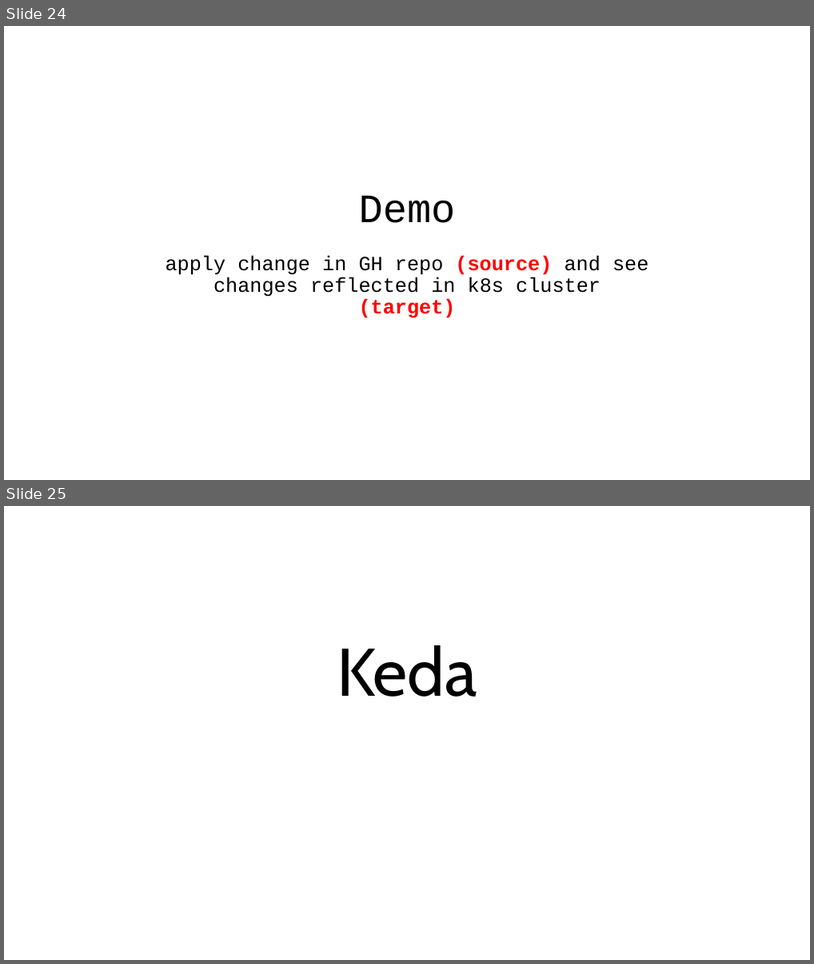
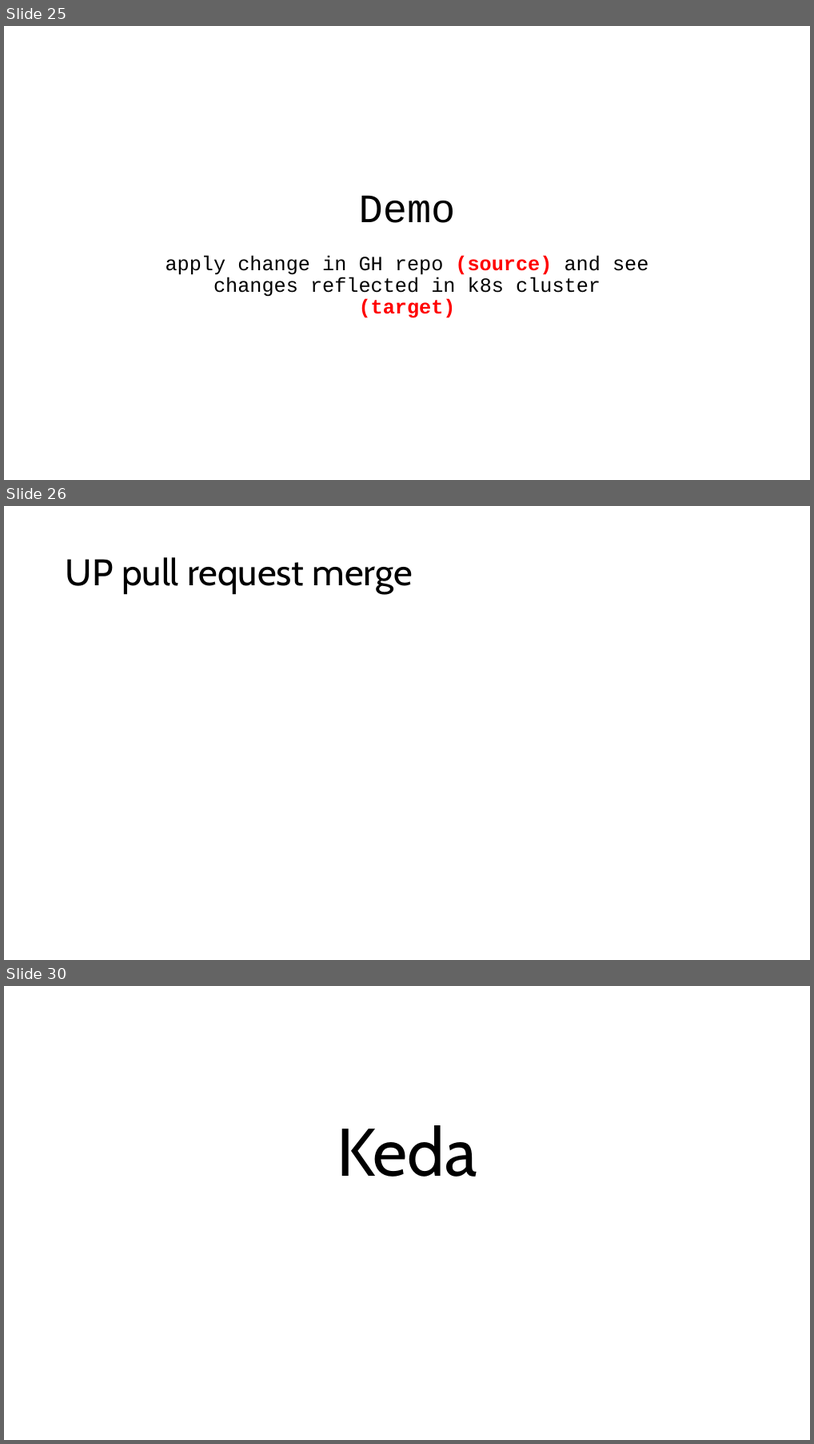
Before and after one commit to witmichal/spring-boot-k8s, a slide deck: kubernetes_vol2.pptx. Shown one above the other, each under a label of ours: slides 24 and 25 before the commit, slides 25, 26 and 30 after it; the slides between them are not shown. The pictures are 814x964 and 814x1444 pixels, drawn with LibreOffice and Linux fonts; fonts in the diff are those of the drawing. Boxes give left, top, right and bottom in pixels: in the first picture for what was removed or moved away, otherwise in the second. Text is boxed around its words. In the diff, an @@ line names an element or a change of style, - is before the commit and + after.

```diff
--- a/kubernetes_vol2.pptx
+++ b/kubernetes_vol2.pptx
@@ slide 26 added at (4, 506, 810, 960), background #FFFFFF @@
@@ title added at (66, 557, 413, 594), 44 pt, text #000000 @@
+UP pull request merge
@@ what was slide 24 is now slide 25 @@
@@ what was slide 25 is now slide 30 @@
```
Also in this commit, not shown: 6 other slides added, 1 slide removed.
